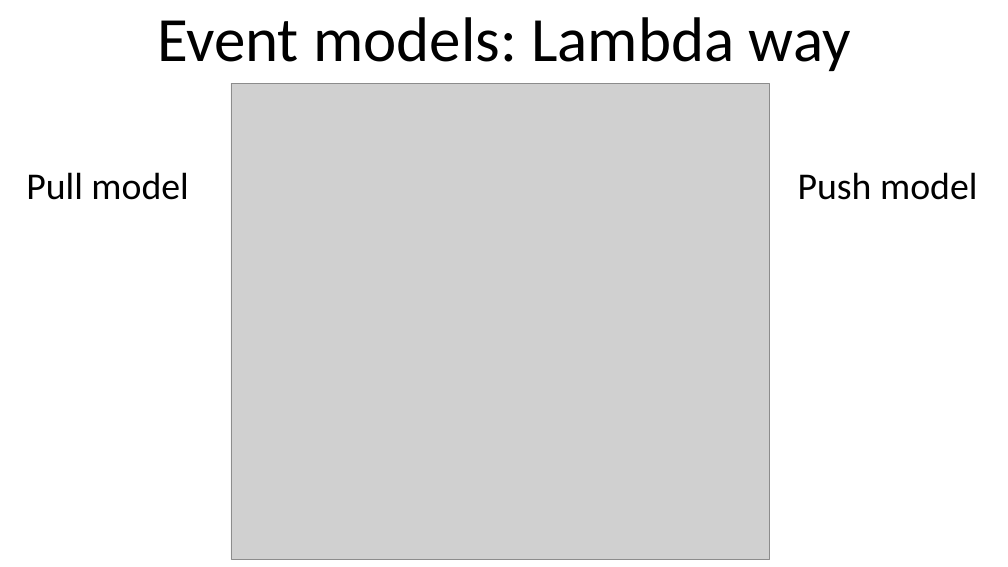
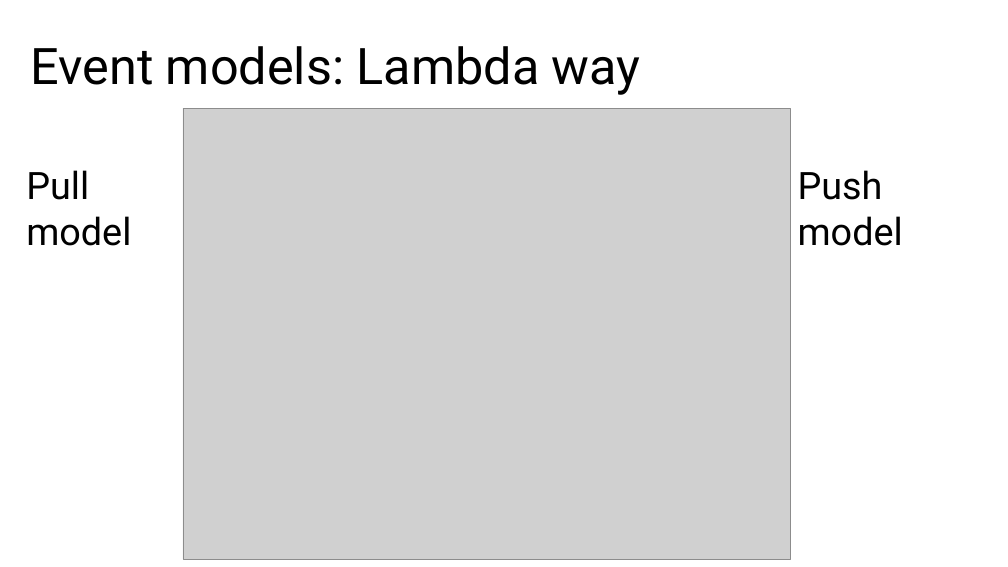
Before and after one commit to alex-zyl/FunctionsVSLambda, a slide deck: slide 34 of Presentation/Presentation.pptx (slide 26 before the commit). Drawn at 1008x567 pixels with LibreOffice and Linux fonts; fonts in the diff are those of the drawing; grey boxes stand for pictures. Boxes give left, top, right and bottom in pixels: in the first picture for what was removed or moved away, otherwise in the second. Text is boxed around its words. In the diff, an @@ line names an element or a change of style, - is before the commit and + after.

```diff
--- a/Presentation/Presentation.pptx
+++ b/Presentation/Presentation.pptx
@@ text "Event models: Lambda way": place and size @@
-text "Event models: Lambda way" at [157, 17, 851, 71]
+text "Event models: Lambda way" at [30, 46, 641, 95]
@@ text "Event models: Lambda way" at [30, 46, 641, 95]: size 60 to 48 pt, font Calibri to Roboto; alignment centre to left @@
@@ picture: place and size @@
-picture at [231, 83, 770, 560]
+picture at [183, 108, 790, 560]
@@ text "Pull model" at [26, 170, 131, 246]: font Calibri to Roboto @@
@@ text "Push model" at [798, 170, 903, 246]: font Calibri to Roboto @@
```
Also in this commit, not shown: 25 other slides changed, 12 slides added, 3 slides removed, 23 other files.
